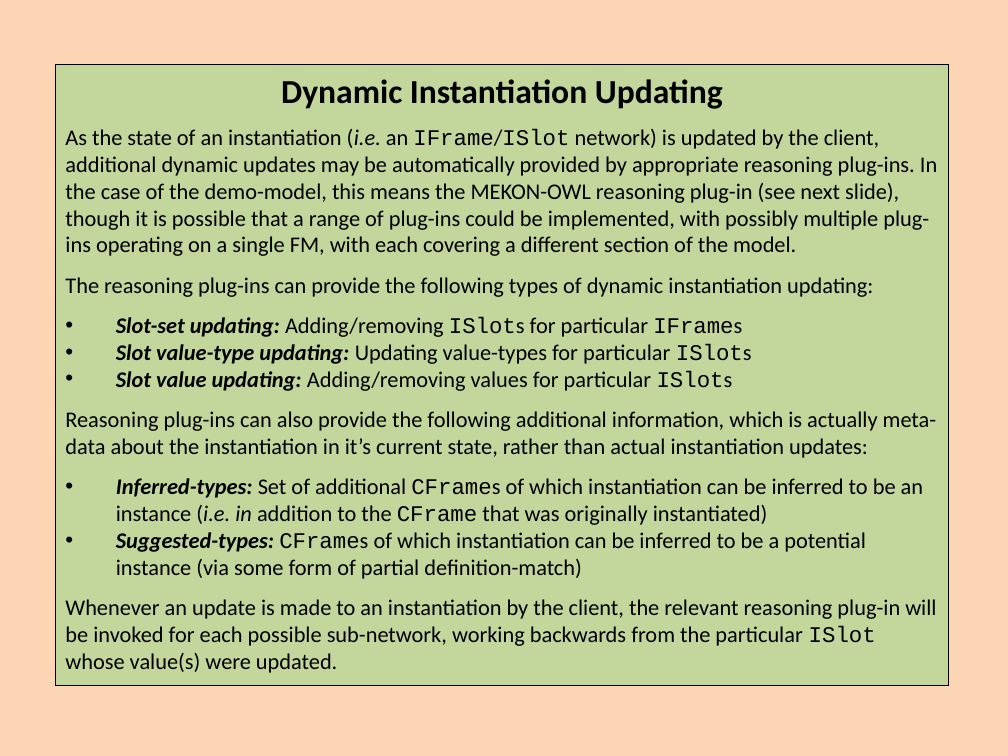
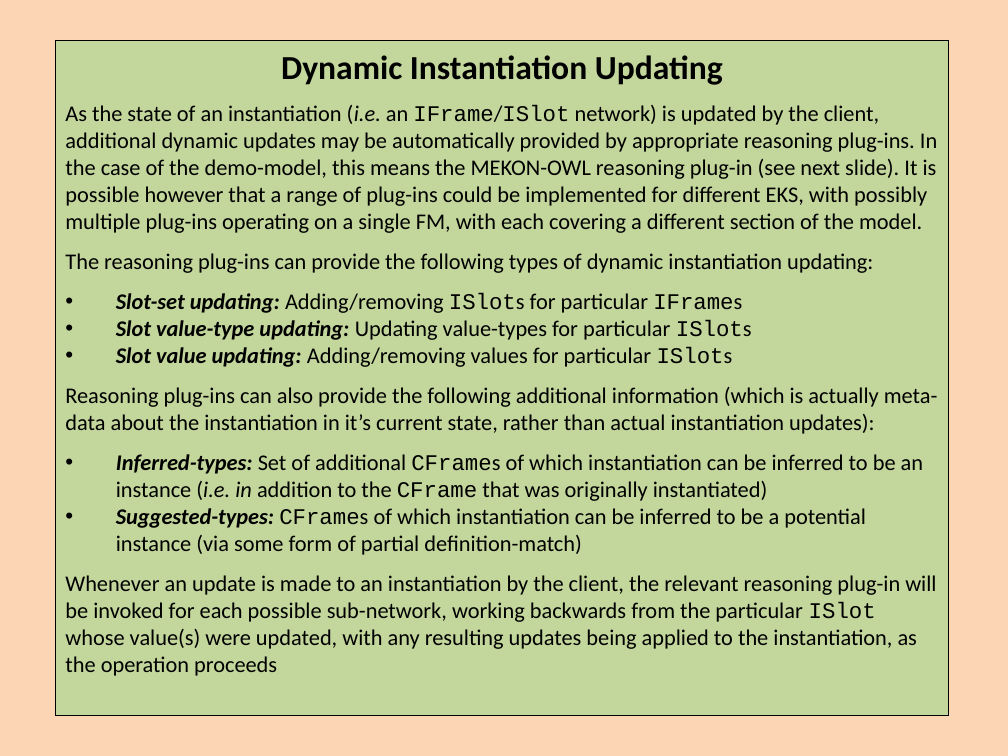
Before and after one commit to colin-puleston/mekon-hobo, a slide deck: slide 20 of docs/MEKON-HOBO Introductory Tutorial.pptx (slide 19 before the commit). Drawn at 1008x756 pixels with LibreOffice and Linux fonts; fonts in the diff are those of the drawing. Boxes give left, top, right and bottom in pixels: in the first picture for what was removed or moved away, otherwise in the second. Text is boxed around its words. In the diff, an @@ line names an element or a change of style, - is before the commit and + after.

```diff
--- a/docs/MEKON-HOBO Introductory Tutorial.pptx
+++ b/docs/MEKON-HOBO Introductory Tutorial.pptx
@@ rectangle "Dynamic Instantiation Updating": place and size @@
-rectangle "Dynamic Instantiation Updating" at (55,65,949,685)
+rectangle "Dynamic Instantiation Updating" at (55,40,949,716)
@@ text in rectangle at (65,105,937,233): text changed @@
-As the state of an instantiation (i.e. an IFrame/ISlot network) is updated by the client, additional dynamic updates may be automatically provided by appropriate reasoning plug-ins. In the case of the demo-model, this means the MEKON-OWL reasoning plug-in (see next slide), though it is possible that a range of plug-ins could be implemented, with possibly multiple plug-ins operating on a single FM, with each covering a different section of the model.
+As the state of an instantiation (i.e. an IFrame/ISlot network) is updated by the client, additional dynamic updates may be automatically provided by appropriate reasoning plug-ins. In the case of the demo-model, this means the MEKON-OWL reasoning plug-in (see next slide). It is possible however that a range of plug-ins could be implemented for different EKS, with possibly multiple plug-ins operating on a single FM, with each covering a different section of the model.
@@ text in rectangle at (65,387,938,434): text changed @@
-Reasoning plug-ins can also provide the following additional information, which is actually meta-data about the instantiation in it’s current state, rather than actual instantiation updates:
+Reasoning plug-ins can also provide the following additional information (which is actually meta-data about the instantiation in it’s current state, rather than actual instantiation updates):
@@ text in rectangle at (65,575,936,676): text changed @@
-Whenever an update is made to an instantiation by the client, the relevant reasoning plug-in will be invoked for each possible sub-network, working backwards from the particular ISlot whose value(s) were updated.
+Whenever an update is made to an instantiation by the client, the relevant reasoning plug-in will be invoked for each possible sub-network, working backwards from the particular ISlot whose value(s) were updated, with any resulting updates being applied to the instantiation, as the operation proceeds
```
Also in this commit, not shown: 40 other slides changed, 5 slides added, 4 slides removed.
